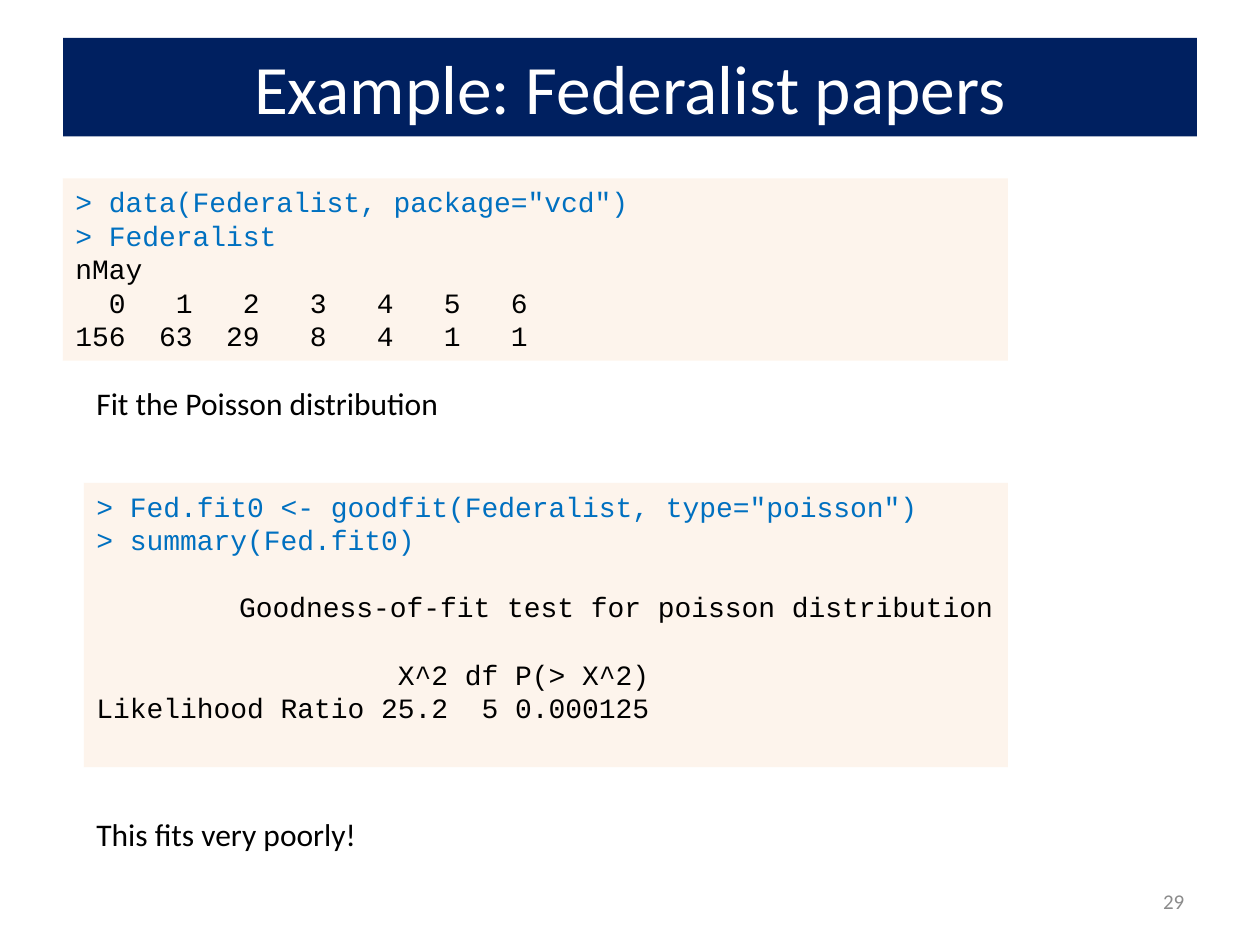
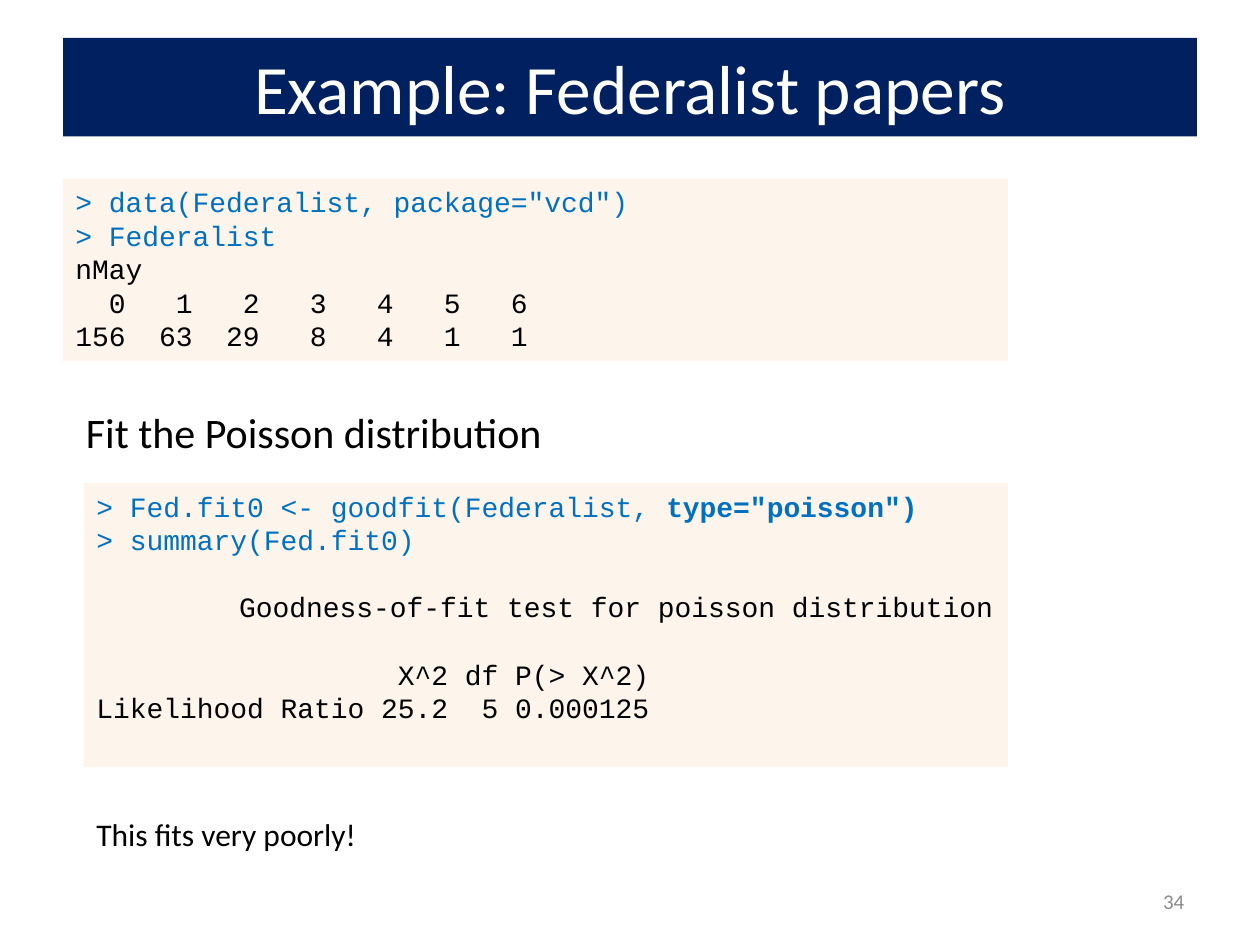
Before and after one commit to friendly/psy6136, a slide deck: slide 34 of docs/lectures/02-Discrete.pptx (slide 29 before the commit). Drawn at 1260x945 pixels with LibreOffice and Linux fonts; fonts in the diff are those of the drawing. Boxes give left, top, right and bottom in pixels: in the first picture for what was removed or moved away, otherwise in the second. Text is boxed around its words. In the diff, an @@ line names an element or a change of style, - is before the commit and + after.

```diff
--- a/docs/lectures/02-Discrete.pptx
+++ b/docs/lectures/02-Discrete.pptx
@@ text "Fit the Poisson distribution": place and size @@
-text "Fit the Poisson distribution" at (96,393,438,416)
+text "Fit the Poisson distribution" at (86,418,542,449)
@@ text "Fit the Poisson distribution" at (86,418,542,449): size 18 to 24 pt @@
@@ text in rectangle at (130,497,917,523): bold on in "type="poisson")" @@
@@ page number at (1163,895,1184,909): text changed @@
-29
+34
```
Also in this commit, not shown: 11 other slides changed, 5 slides added, 11 other files.
